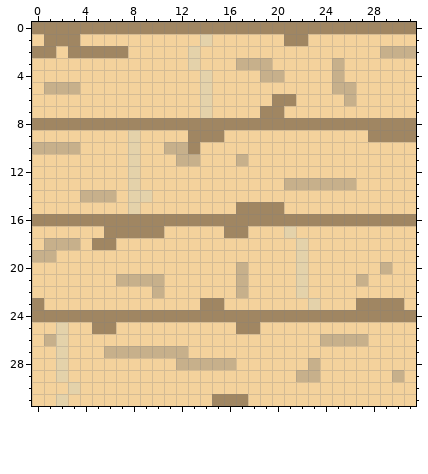
Pixel-art sprite -- Assets/Art/Pixel Art/Tiles/Wooden Floor Tile Bright.png. That is the earlier state.
The file is 32x32 pixels.
The result:
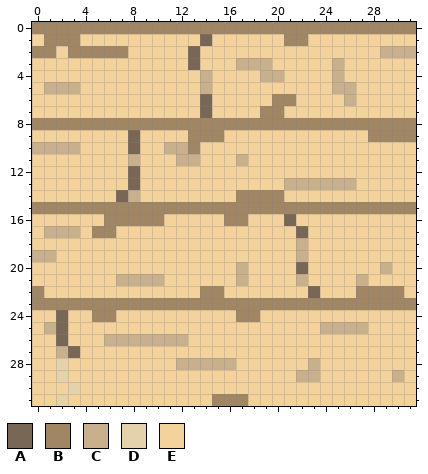
Palette (. is transparent): A #796755  B #a08662  C #c7b08b  D #e4d2aa  E #f4d29c
From old to new:
y 1: x 14 D -> A
y 2..3: x 13 D -> A
y 4..5: x 14 D -> C
y 6..7: x 14 D -> A
y 9..10: x 8 D -> A
y 11: x 8 D -> C
y 12..13: x 8 D -> A
y 14: x 4..9 CCCEDD -> EEEACE; x 17..20 EEEE -> BBBB
y 15: x 0..16 EEEEEEEEDEEEEEEEE -> BBBBBBBBBBBBBBBBB; x 21..31 EEEEEEEEEEE -> BBBBBBBBBBB
y 16: x 0..5 BBBBBB -> EEEEEE; x 11..15 BBBBB -> EEEEE; x 18..31 BBBBBBBBBBBBBB -> EEEAEEEEEEEEEE
y 17: x 1..3 EEE -> CCC; x 5 E -> B; x 7..10 BBBB -> EEEE; x 16..17 BB -> EE; x 21..22 DE -> EA
y 18: x 1..3 CCC -> EEE; x 5..6 BB -> EE; x 22 D -> C
y 19: x 22 D -> C
y 20: x 22 D -> A
y 21: x 22 D -> C
y 22: x 0 E -> B; x 10 C -> E; x 14..15 EE -> BB; x 17 C -> E; x 22..23 DE -> EA; x 27..30 EEEE -> BBBB
y 23: x 1..13 EEEEEEEEEEEEE -> BBBBBBBBBBBBB; x 16..26 EEEEEEEDEEE -> BBBBBBBBBBB; x 31 E -> B
y 24: x 0..4 BBBBB -> EEAEE; x 7..16 BBBBBBBBBB -> EEEEEEEEEE; x 19..31 BBBBBBBBBBBBB -> EEEEEEEEEEEEE
y 25: x 1..2 ED -> CA; x 5..6 BB -> EE; x 17..18 BB -> EE; x 24..27 EEEE -> CCCC
y 26: x 1..2 CD -> EA; x 6..12 EEEEEEE -> CCCCCCC; x 24..27 CCCC -> EEEE
y 27: x 2..3 DE -> CA; x 6..12 CCCCCCC -> EEEEEEE
Where, in picture pixels (left, top, right, bottom), the same in both pictures:
changed: (188, 34, 212, 118)
changed: (32, 130, 416, 358)
